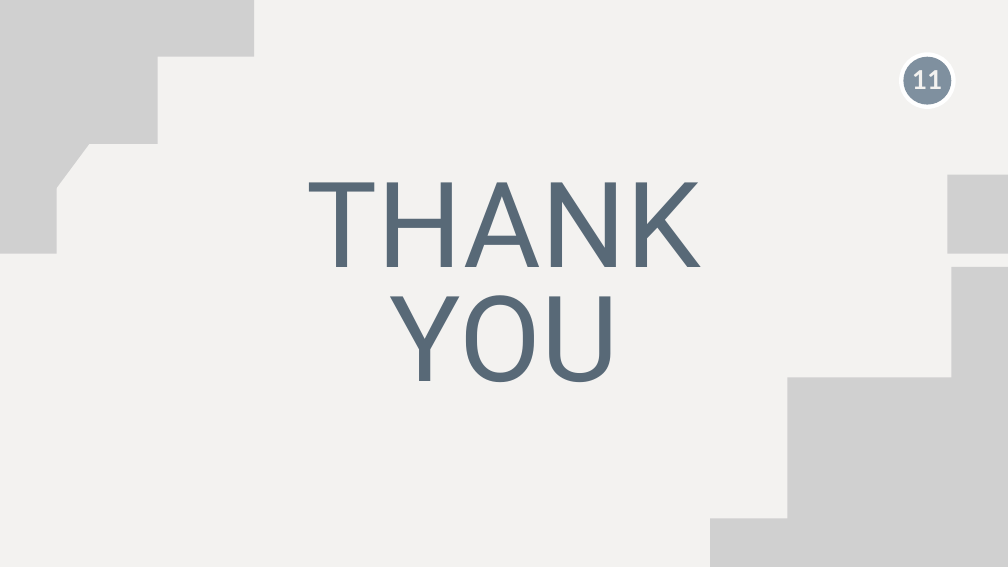
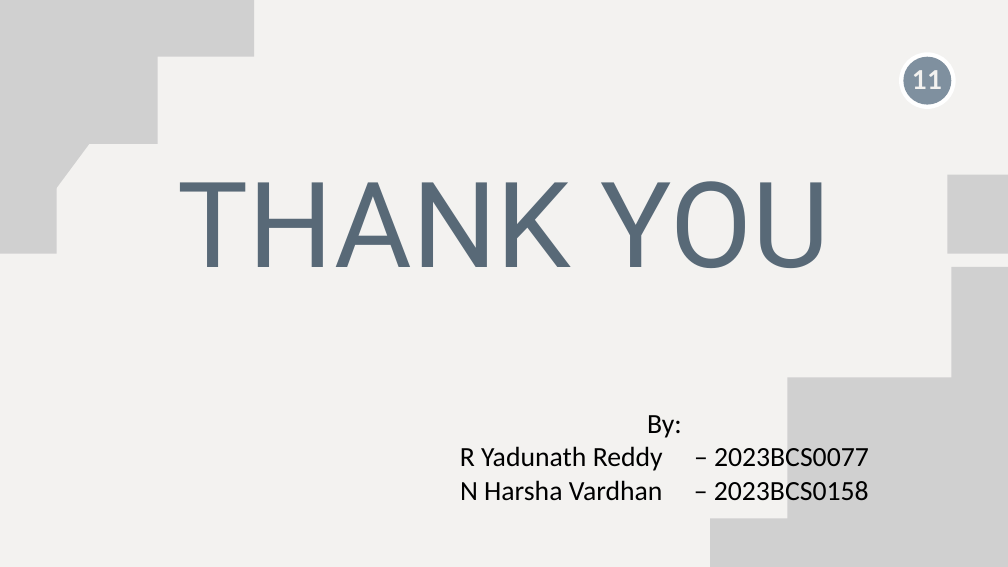
Before and after one commit to harsha9625/Parallel_Implementation_of_Authenticated_File_Encryption, a slide deck: slide 12 of Pdc project.pptx. Drawn at 1008x567 pixels with LibreOffice and Linux fonts; fonts in the diff are those of the drawing; grey boxes stand for pictures. Boxes give left, top, right and bottom in pixels: in the first picture for what was removed or moved away, otherwise in the second. Text is boxed around its words. In the diff, an @@ line names an element or a change of style, - is before the commit and + after.

```diff
--- a/Pdc project.pptx
+++ b/Pdc project.pptx
@@ text at box(178, 181, 830, 268): text changed @@
-THANK
-YOU
+THANK YOU
@@ title added at box(460, 415, 869, 501), 39.6 pt, text #000000 @@
+By:
+R Yadunath Reddy – 2023BCS0077
+N Harsha Vardhan – 2023BCS0158
```
